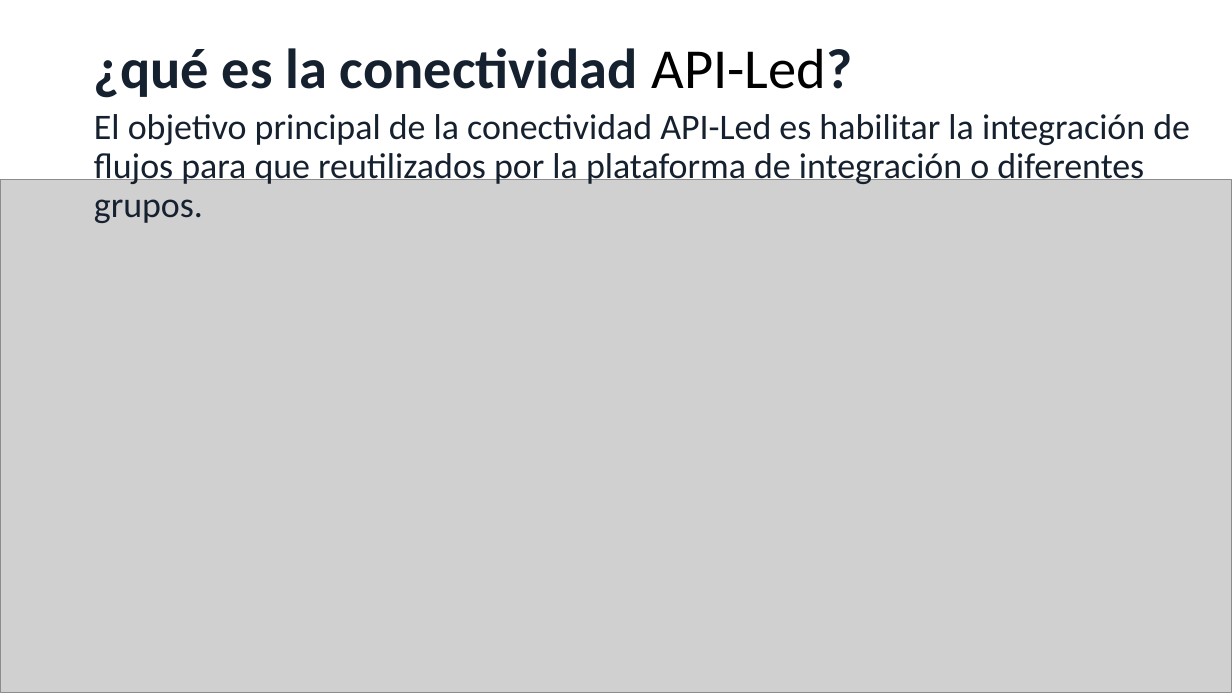
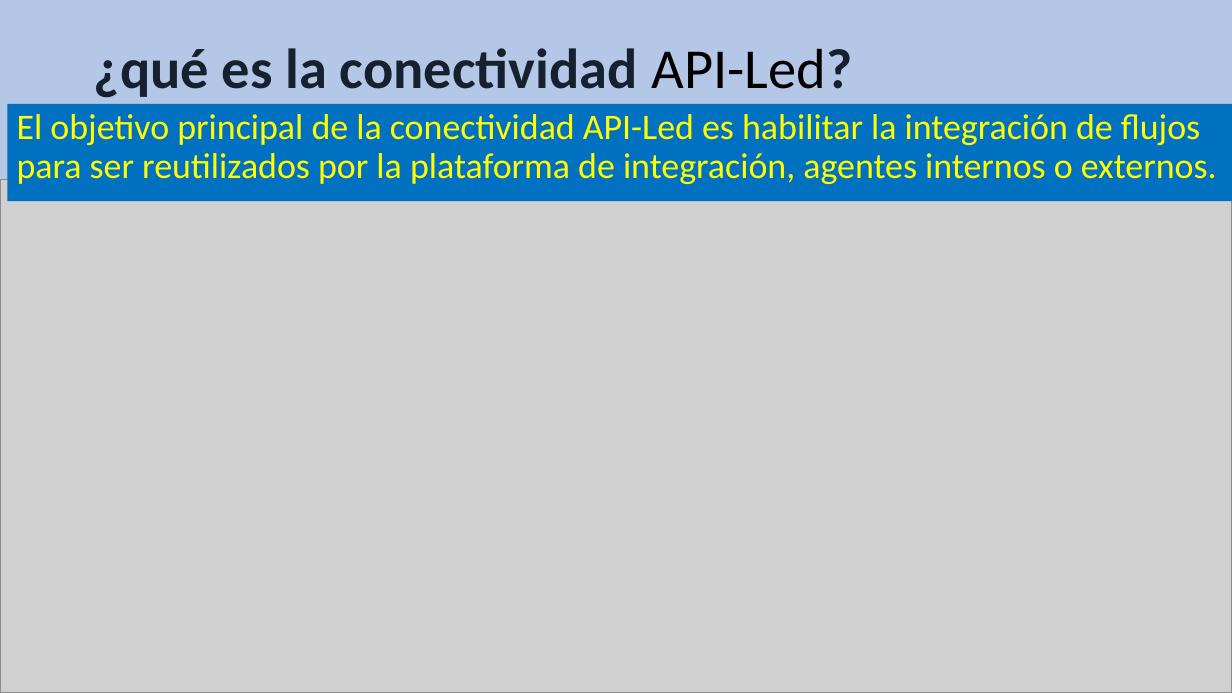
Before and after one commit to CesarFlick/shule-server-repositorio, a slide deck: slide 6 of INSTITUTO POLITÉCNICO NACIONAL.pptx. Drawn at 1232x693 pixels with LibreOffice and Linux fonts; fonts in the diff are those of the drawing; grey boxes stand for pictures. Boxes give left, top, right and bottom in pixels: in the first picture for what was removed or moved away, otherwise in the second. Text is boxed around its words. In the diff, an @@ line names an element or a change of style, - is before the commit and + after.

```diff
--- a/INSTITUTO POLITÉCNICO NACIONAL.pptx
+++ b/INSTITUTO POLITÉCNICO NACIONAL.pptx
@@ background #FFFFFF to #B4C7E7 @@
@@ text "El objetivo principal de la ...": place and size @@
-text "El objetivo principal de la ..." at <box>94,114,1190,223</box>
+text "El objetivo principal de la ..." at <box>7,104,1232,201</box>
@@ text "El objetivo principal de la ..." at <box>7,104,1232,201</box>: fill none to #0070C0 @@
@@ text at <box>17,114,1217,184</box>: text changed; text colour #16212F to #FFFF00 @@
-El objetivo principal de la conectividad API-Led es habilitar la integración de flujos para que reutilizados por la plataforma de integración o diferentes grupos.
+El objetivo principal de la conectividad API-Led es habilitar la integración de flujos para ser reutilizados por la plataforma de integración, agentes internos o externos.
```
Also in this commit, not shown: 11 other slides changed, 1 slide added, 1 slide removed, 21 other files.
